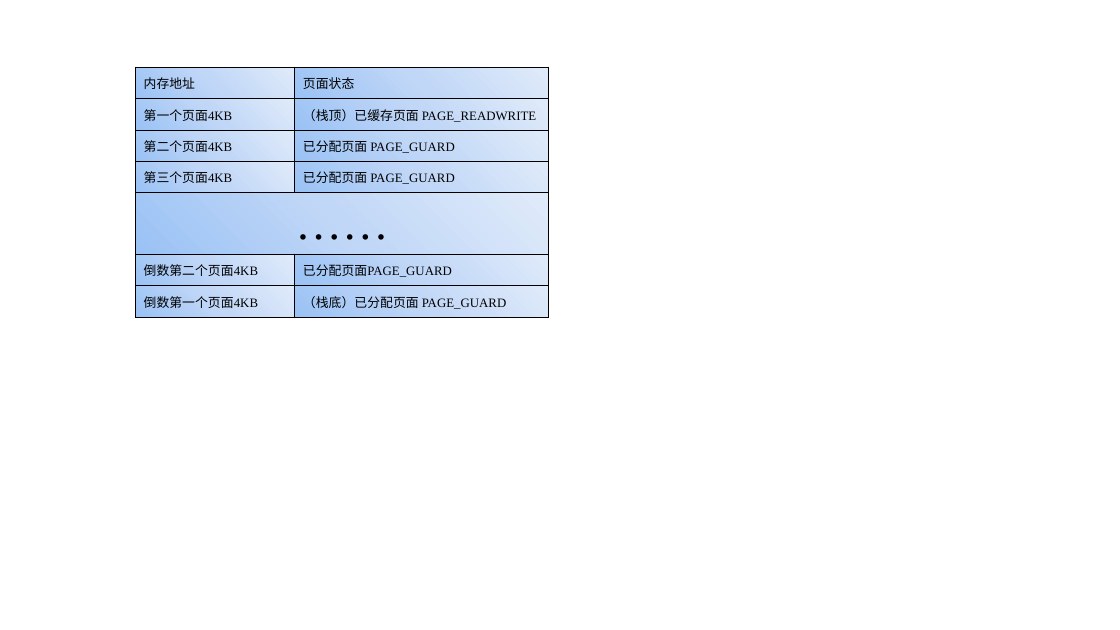
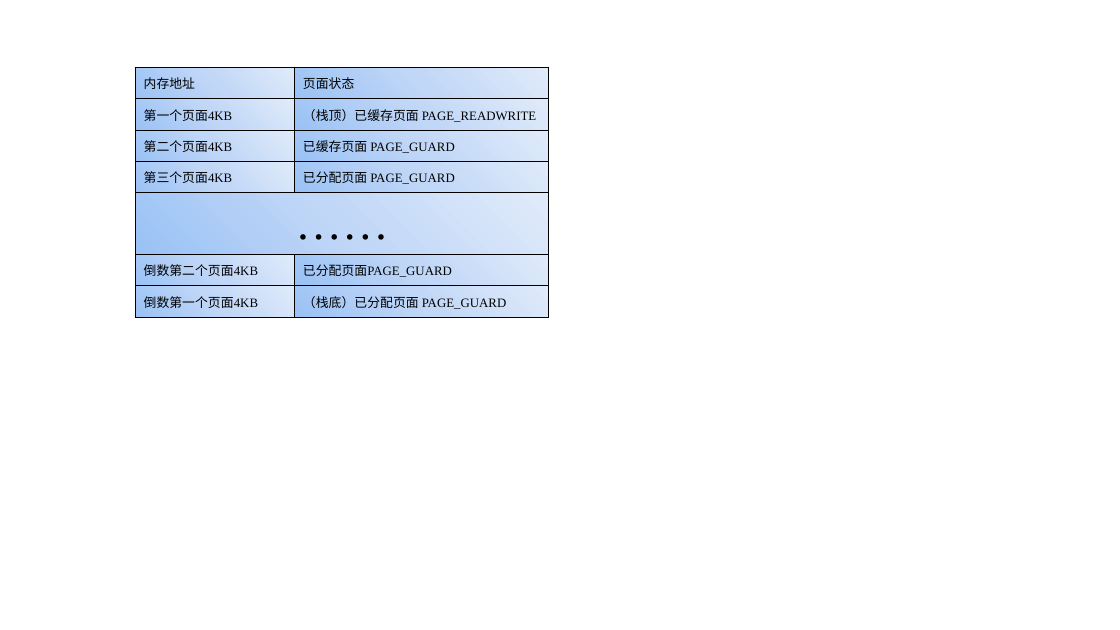
Before and after one commit to mythsaber/Learning-Notes, a slide deck: slide 19 of 音视频编解码.pptx. Drawn at 1120x630 pixels with LibreOffice and Linux fonts; fonts in the diff are those of the drawing. Boxes give left, top, right and bottom in pixels: in the first picture for what was removed or moved away, otherwise in the second. Text is boxed around its words. In the diff, an @@ line names an element or a change of style, - is before the commit and + after.

```diff
--- a/音视频编解码.pptx
+++ b/音视频编解码.pptx
@@ table at bbox=[135, 67, 549, 320] @@
-row 3, column 2: 已分配页面 PAGE_GUARD
+row 3, column 2: 已缓存页面 PAGE_GUARD
```
Also in this commit, not shown: 5 other files.
